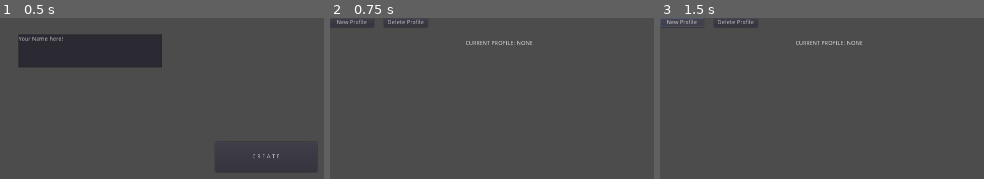
Above: before the commit, frames 1-3 (left to right).
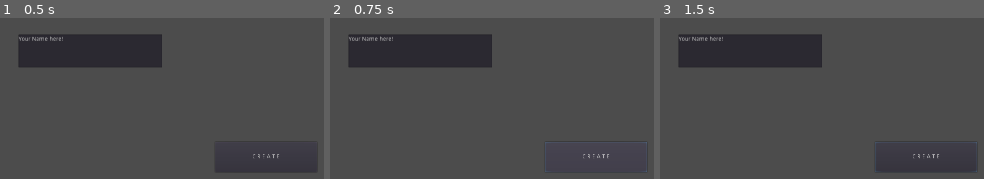
Above: after the commit, the same moments.

Repository: JustinWinningham/ProjectPaintmixer
Game: Godot game, scene res://Scenes/Menus/New_Profile_Menu.tscn
Two runs of this game, one before a commit and one after it. Both use one fixed random seed, a clock stepped at 60 frames per second and the inputs below. This scene is started directly instead of the project's main scene.
Inputs (mouse positions are in pixels of both pictures, inside the frame that each line leads up to):
- Up to frame 1 (0.5 s): no input
- Up to frame 2 (0.75 s): click "C R E A T E" at 0.5 s
- Up to frame 3 (1.5 s): click (682, 22) at 1.25 s, where only the run before the commit has a clickable "New Profile"

Frame 1 is identical in both runs. In frame 2, 9.1% of the frame differs, in the area x 2-98%, y 1-96%; in frame 3, 9.2%, in the area x 0-98%, y 0-96%.

Commit message:
Added ingame create profile support
Can now create a profile in game and select it as the active profile - save events still dont exist outside of the inital profile creation, nor does any customization exist outside the profile name (for now)

Diff:
--- a/Scenes/Menus/Profile_Picker.tscn
+++ b/Scenes/Menus/Profile_Picker.tscn
@@ -19,6 +19,7 @@
 __meta__ = {
 "_edit_use_anchors_": false
 }
+scenePath = "res://Scenes/Menus/New_Profile_Menu.tscn"
 
 [node name="DeleteProfileBtn" type="Button" parent="."]
 margin_left = 130.108
--- a/Scripts/ActiveProfileLabel.gd
+++ b/Scripts/ActiveProfileLabel.gd
@@ -7,5 +7,5 @@
 	if GLOBAL.profile_loaded == false:
 		text = "CURRENT PROFILE: NONE"
 	else:
-		text = str("CURRENT PROFILE: ", GLOBAL.profile_loaded)
+		text = str("CURRENT PROFILE: ", GLOBAL.playerName)
 	pass
--- a/Scripts/GLOBAL.gd
+++ b/Scripts/Autoloads/GLOBAL.gd
@@ -6,10 +6,6 @@
 
 var did_find_settings = false
 var profile_loaded = false
-# Holds all our profile names
-#var profile_strings = []
-# Default player name
-# These stats and related save functions will be moved to the profile section - we will save generic settings here instead
 var default_profile = ""
 var generic_setting_1 = "gs1"
 var generic_setting_2  = "gs2"
--- a/Scripts/ProfileHandler.gd
+++ b/Scripts/Autoloads/ProfileHandler.gd
@@ -1,17 +1,29 @@
 extends Control
 
+var version = 0.1
 var profileName = null
 var gs1 = null
 var gs2 = null
+var hatUnlocks = [1,0,0,0,0,0,0,0,0,0,0]
+var hat = 1
+var eyes = 1
+var nose = 1
+var body = 1
 
 func _ready():
 	pass
 
 func form_save():
 	var save_dict = {
+		"version" : version,
 		"profileName" : profileName,
 		"gs1" : gs1,
-		"gs2" :gs2
+		"gs2" : gs2,
+		"hatUnlocks" : hatUnlocks,
+		"hat" : hat,
+		"eyes" : eyes,
+		"nose" : nose,
+		"body" : body
 	}
 	return save_dict
 
--- a/Scripts/NewProfileMenu.gd
+++ b/Scripts/NewProfileMenu.gd
@@ -2,31 +2,42 @@
 
 export(String) var scenePath
 
-var canCreate = true
+var canCreate = false
 var playerName = "default"
-var op1 = 1
-var op2 = 1
-var op3 = 1
-var op4 = 1
+var op1 = 1 # Hat
+var op2 = 1 # Eyes
+var op3 = 1 # Nose
+var op4 = 1 # Body
 
-var unlocks1 = [] # populate with unlock states for op1
-var unlocks2 = [] # populate with unlock states for op2
-var unlocks3 = [] # populate with unlock states for op3
-var unlocks4 = [] # populate with unlock states for op4
-
-
+# Since unlocks are tied to the profile, we can assume default unlock state when creating profile
 func _ready():
-	# Populate unlock states from GLOBAL settings. Maybe just move those variables there?
 	pass
 
 
 func _on_Create_Profile_Button_pressed():
+	var save_file = File.new()
+	if(save_file.file_exists(str("user://", playerName, ".profile"))):
+		# TODO: Create notification label saying the file exists
+		return false
 	if(canCreate):
+		# TODO: Set notification label text to say "Saving..."
+		PROFILEHANDLER.profileName = playerName
+		PROFILEHANDLER.hat = op1
+		PROFILEHANDLER.eyes = op2
+		PROFILEHANDLER.nose = op3
+		PROFILEHANDLER.body = op4
+		PROFILEHANDLER.save_profile(playerName)
 		get_tree().change_scene(scenePath)
 		if get_tree().paused:
 			get_tree().paused = false
-	pass
+		# Set default settings profile to this profile
+		GLOBAL.default_profile = playerName
+
+		return true
+	return false
 
 
 func _on_Name_Input_text_changed():
 	playerName = $Name_Input.text
+	if(!canCreate):
+		canCreate = true
--- a/Scripts/ProfileButtonInstance.gd
+++ b/Scripts/ProfileButtonInstance.gd
@@ -5,5 +5,5 @@
 func _ready():
 	pass # Replace with function body.
 
-func on_button_pressed():
+func _pressed():
 	get_parent().handle_listButton_press(text)
--- a/Scripts/Profile_Picker.gd
+++ b/Scripts/Profile_Picker.gd
@@ -5,7 +5,7 @@
 var profile_list = ButtonGroup.new()
 
 func _ready():
-	loadable_profiles = find_prof_files()
+	loadable_profiles = PROFILEHANDLER.find_prof_files()
 	var num_profiles = loadable_profiles.size()
 	if num_profiles > 0:
 		if GLOBAL.profile_loaded:
@@ -20,19 +20,20 @@
 
 func handle_listButton_press(Tuxt):
 	currentProfile = Tuxt
+	GLOBAL.playerName = PROFILEHANDLER.profileName
 	GLOBAL.default_profile = Tuxt
 	GLOBAL.profile_loaded = true
 	pass
 
-func find_prof_files():
-	var prof_files = []
-	var dir = Directory.new()
-	dir.open("user://")
-	dir.list_dir_begin()
-	while true:
-		var file = dir.get_next()
-		if file == "":
-			break
-		elif file.ends_with(".profile"):
-			prof_files.append(file)
-	return prof_files
+#func find_prof_files():
+#	var prof_files = []
+#	var dir = Directory.new()
+#	dir.open("user://")
+#	dir.list_dir_begin()
+#	while true:
+#		var file = dir.get_next()
+#		if file == "":
+#			break
+#		elif file.ends_with(".profile"):
+#			prof_files.append(file)
+#	return prof_files
--- a/project.godot
+++ b/project.godot
@@ -21,7 +21,8 @@
 
 [autoload]
 
-GLOBAL="*res://Scripts/GLOBAL.gd"
+GLOBAL="*res://Scripts/Autoloads/GLOBAL.gd"
+PROFILEHANDLER="*res://Scripts/Autoloads/ProfileHandler.gd"
 
 [display]
 
